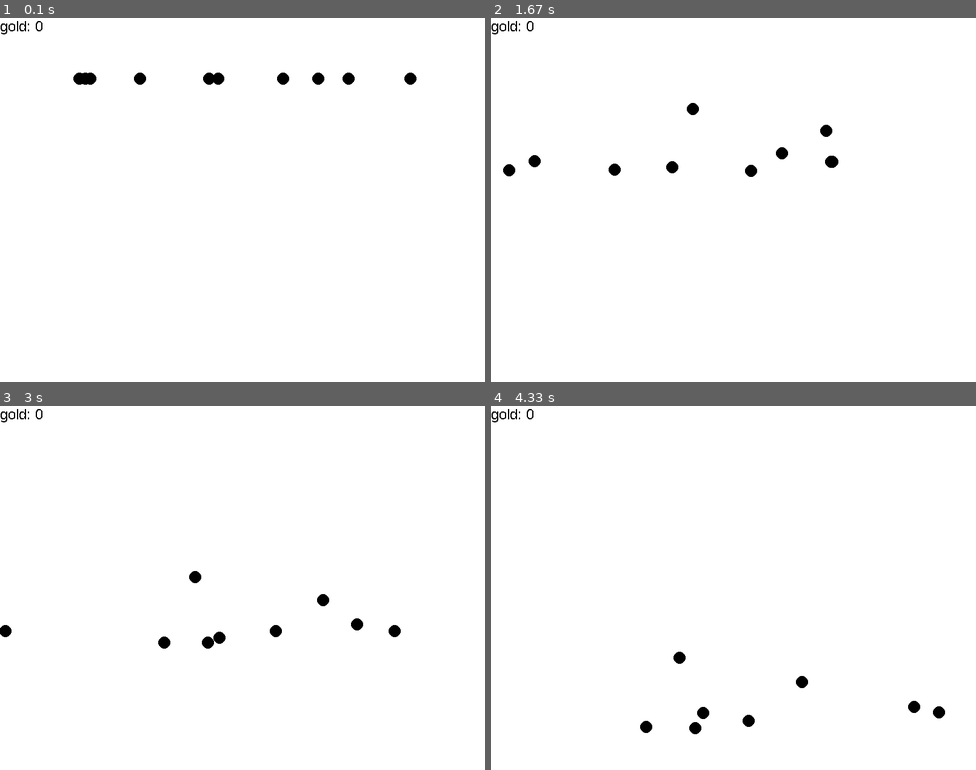
Above: before the commit, frames 1-4 (two rows, left to right).
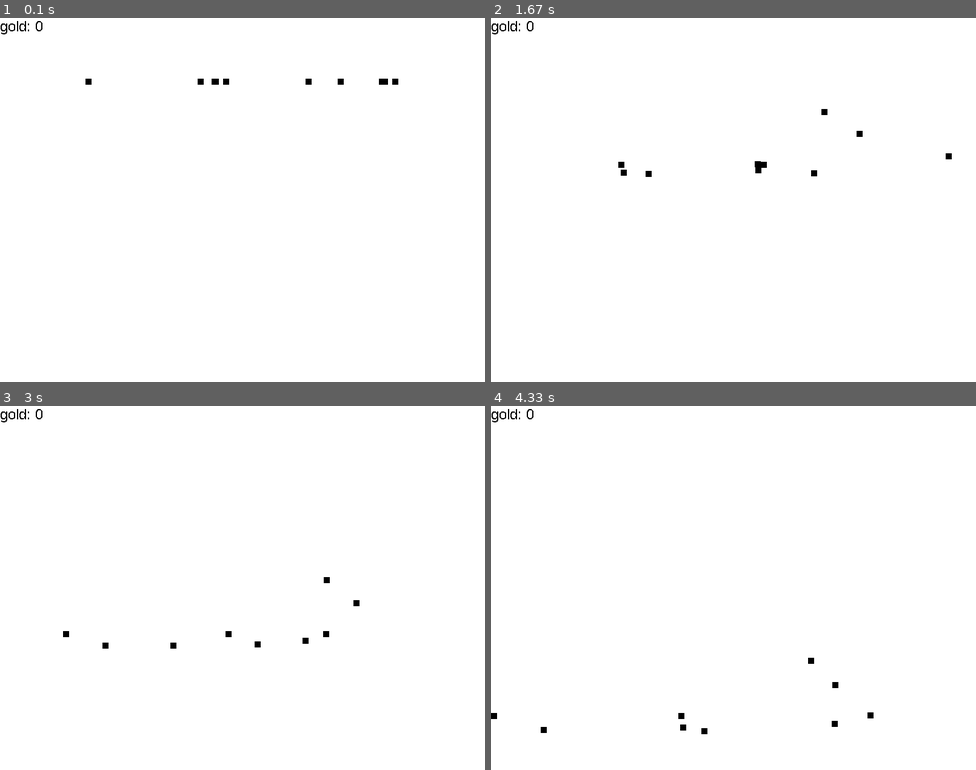
Above: after the commit, the same moments.

Repository: GendalfBlack/GB-PygameGameEngine
Game: pygame game, started from main.py
Same seed, same stepped clock (60 frames per second), same inputs: the game is played once before the commit and once after it.
Inputs:
- Up to frame 1 (0.1 s): no input
- Up to frame 2 (1.67 s): no input
- Up to frame 3 (3 s): no input
- Up to frame 4 (4.33 s): no input

The runs differ from the first frame. In frame 1, 0.7% of the frame differs, in the area x 15-86%, y 15-19%; in frame 2, 0.8%, in the area x 2-95%, y 23-44%; in frame 3, 0.8%; in frame 4, 0.7%.

Commit message:
Added square shape for SimpleShape.

Diff:
--- a/Components.py
+++ b/Components.py
@@ -109,6 +109,8 @@
 
 
 class SimpleShape(GraphicComponent):
+    shapes = ["circle", "square", "line"]
+
     def __init__(self, shape="circle"):
         self.shape = shape
         self.color = (0, 0, 0)
@@ -123,3 +125,7 @@
         # print("SimpleShape draw")
         if self.shape == "circle":
             self.rect = eval("draw."+self.shape+"(screen, self.color, self._Owner.transform.position, self.size)")
+        elif self.shape == "square":
+            x = self._Owner.transform.position.x
+            y = self._Owner.transform.position.y
+            self.rect = eval("draw.rect(screen, self.color, (x, y, self.size, self.size))")
--- a/main.py
+++ b/main.py
@@ -9,10 +9,12 @@
 
 for i in range(10):
     obj = game.add_new_GameObject()
+    obj.transform.position = (rnd.randint(100, 700), 100)
+
+    obj.addComponent("SimpleShape")
+    obj.getComponent("SimpleShape").shape = "square"
+
     obj.addComponent("Physics2d")
-    obj.addComponent("SimpleShape")
-    obj.transform.position = (rnd.randint(100,700), 100)
-
     obj.getComponent("Physics2d").applyForce((rnd.randint(-100,100),rnd.randint(-100,100)))
     obj.getComponent("Physics2d").mass = rnd.randint(1,10)
     obj.getComponent("Physics2d").gravity = True
